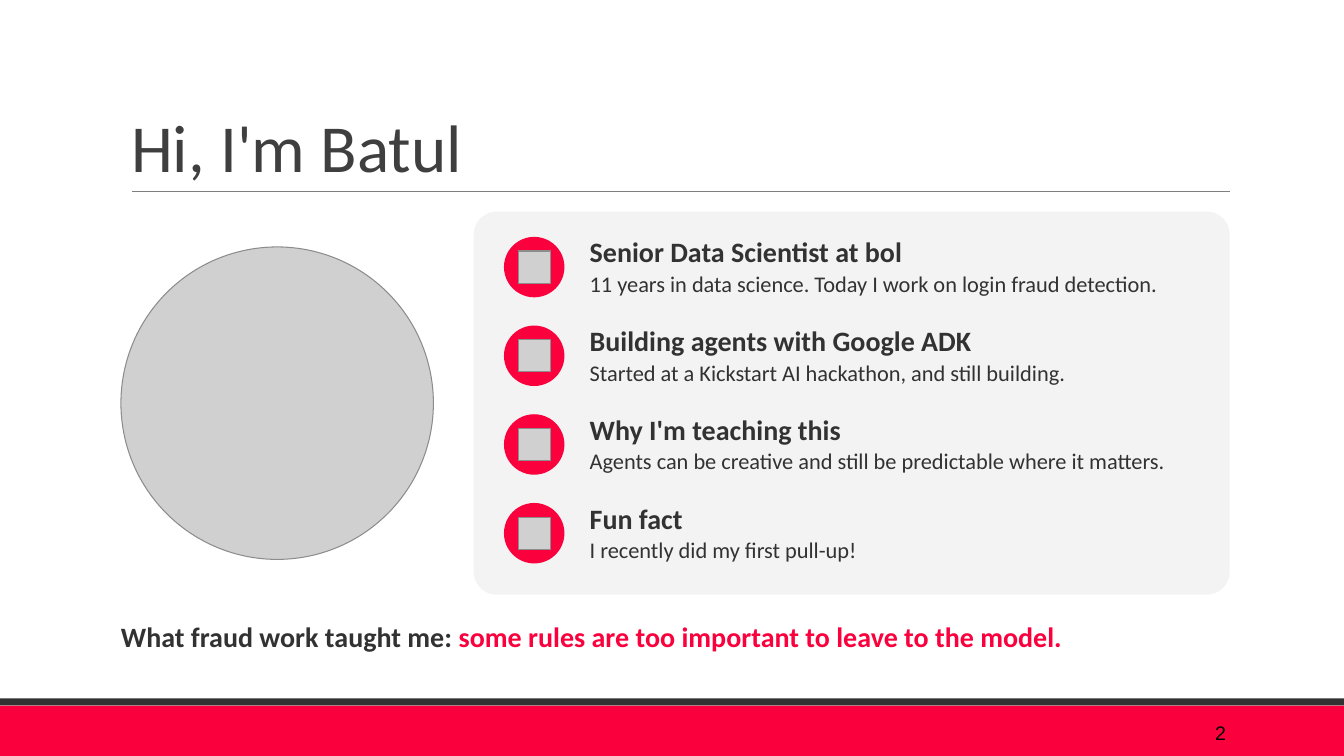
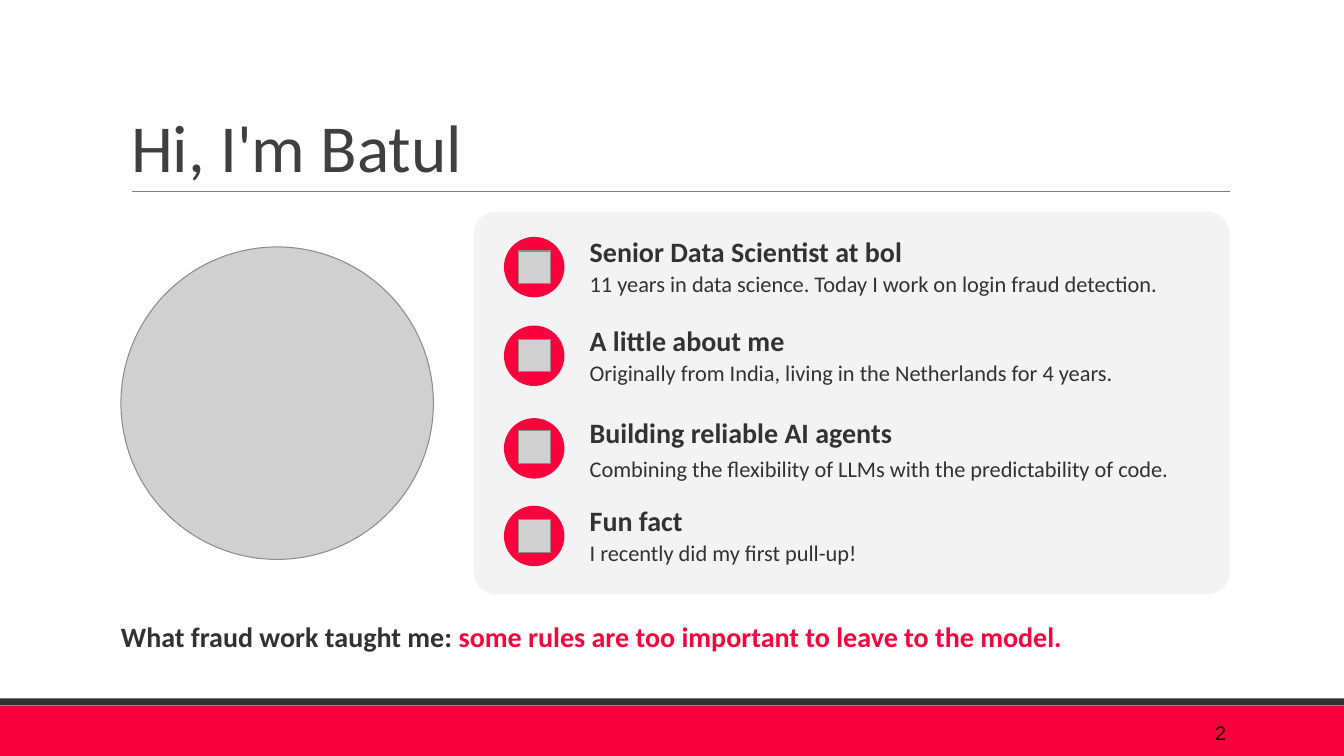
Before and after one commit to blutab/build-multi-agent-travel-assistant-googleadk-nov2026, a slide deck: slide 2 of workshop/build-multi-agent-travel-assistant-googleadk-nov2026.pptx. Drawn at 1344x756 pixels with LibreOffice and Linux fonts; fonts in the diff are those of the drawing; grey boxes stand for pictures. Boxes give left, top, right and bottom in pixels: in the first picture for what was removed or moved away, otherwise in the second. Text is boxed around its words. In the diff, an @@ line names an element or a change of style, - is before the commit and + after.

```diff
--- a/workshop/build-multi-agent-travel-assistant-googleadk-nov2026.pptx
+++ b/workshop/build-multi-agent-travel-assistant-googleadk-nov2026.pptx
@@ text at box(590, 331, 784, 351): text changed @@
-Building agents with Google ADK
+A little about me
@@ text at box(590, 365, 1112, 385): text changed @@
-Started at a Kickstart AI hackathon, and still building.
+Originally from India, living in the Netherlands for 4 years.
@@ ellipse: place and size @@
-ellipse at box(504, 414, 565, 475)
+ellipse at box(504, 418, 565, 479)
@@ text at box(590, 423, 892, 448): text changed @@
-Why I'm teaching this
+Building reliable AI agents
@@ text at box(590, 461, 1168, 481): text changed @@
-Agents can be creative and still be predictable where it matters.
+Combining the flexibility of LLMs with the predictability of code.
@@ picture: place and size @@
-picture at box(518, 517, 551, 549)
+picture at box(518, 520, 551, 553)
```
Also in this commit, not shown: 2 other files.
